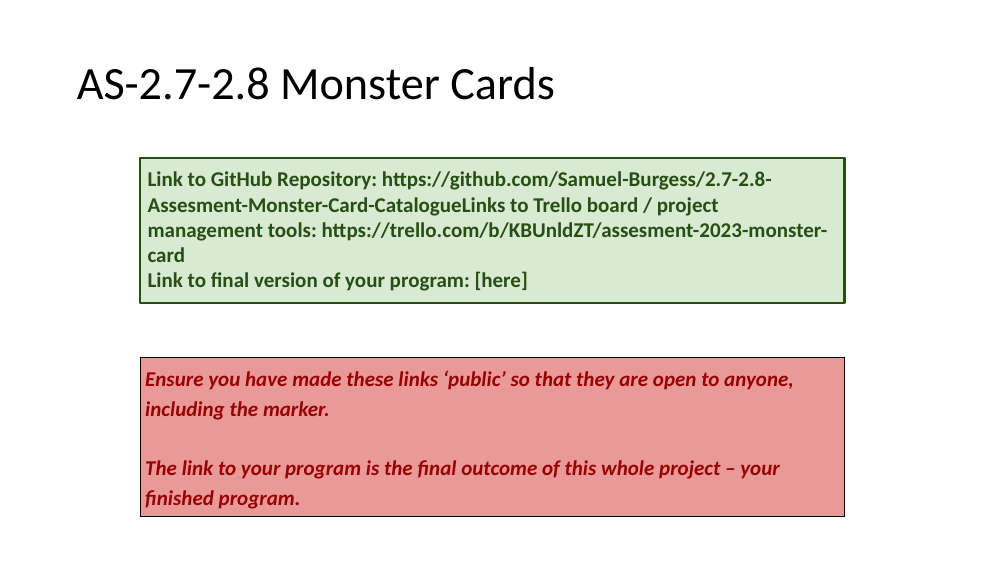
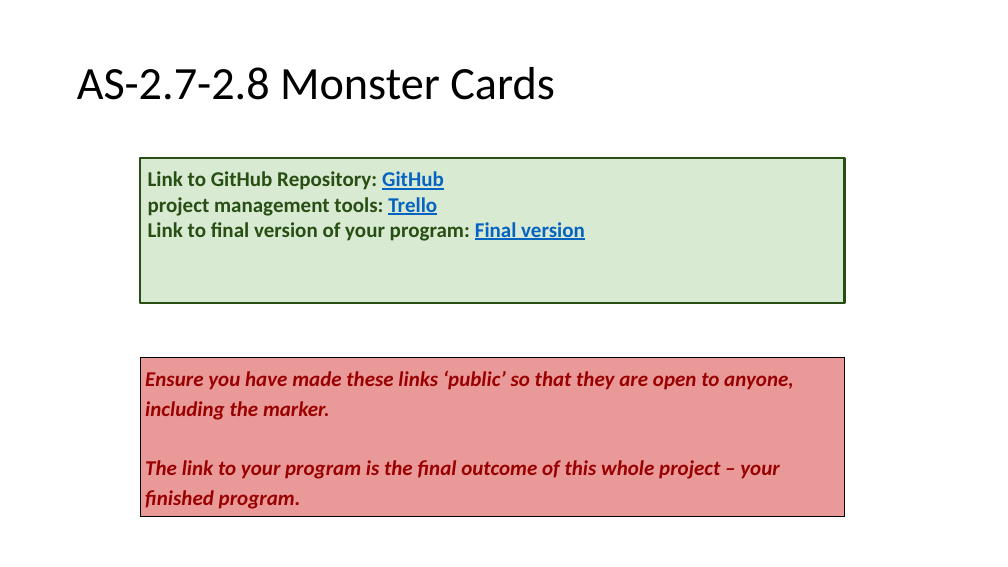
Before and after one commit to Samuel-Burgess/2.7-2.8-Assesment-Monster-Card-Catalogue, a slide deck: slide 2 of 2.7 and 2.8 Documentation - Samuel Burgess.pptx. Drawn at 1008x567 pixels with LibreOffice and Linux fonts; fonts in the diff are those of the drawing. Boxes give left, top, right and bottom in pixels: in the first picture for what was removed or moved away, otherwise in the second. Text is boxed around its words. In the diff, an @@ line names an element or a change of style, - is before the commit and + after.

```diff
--- a/2.7 and 2.8 Documentation - Samuel Burgess.pptx
+++ b/2.7 and 2.8 Documentation - Samuel Burgess.pptx
@@ text in rectangle at (148, 171, 585, 241): text changed @@
-Link to GitHub Repository: https://github.com/Samuel-Burgess/2.7-2.8-Assesment-Monster-Card-CatalogueLinks to Trello board / project management tools: https://trello.com/b/KBUnldZT/assesment-2023-monster-card
-Link to final version of your program: [here]
+Link to GitHub Repository: GitHub
+project management tools: Trello
+Link to final version of your program: Final version
```
Also in this commit, not shown: 1 other file.
